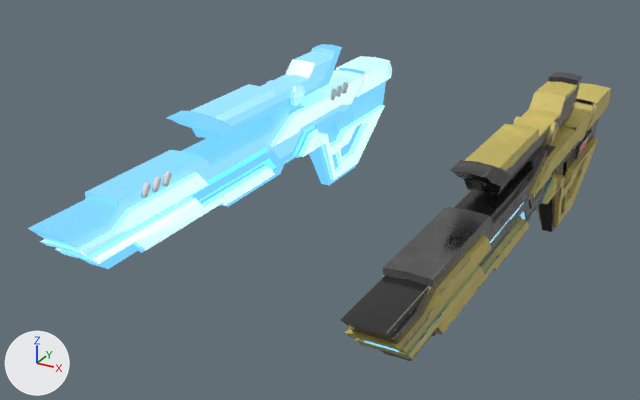
Two versions of the glTF model scifigun.glb, one commit apart.
Both versions are drawn from a camera (50 mm lens) standing at (1.5, -1.738, 0.917) and looking at (0.527, 0.032, 0.032). Lighting does not change. The marker at lower left points along +X, +Y and +Z. Where no turn or scale is listed for an object, it has been applied to the vertices.
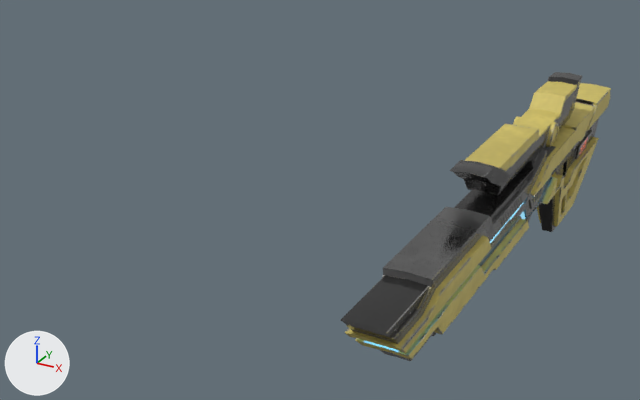
Where the change shows, as pixel boxes [x1, y1, x2, y2] in the pictures (640 x 400 px):
'Cube', deleted
    before: [28, 44, 392, 269]
'Cube.001', deleted
    before: [141, 82, 348, 198]

Diff of the bpy script that builds the scene:
```diff
--- a/scifigun.glb.py
+++ b/scifigun.glb.py
@@ ob_cube @@
-ob_cube = bpy.data.objects.new('Cube', me_cube_001)
-ob_cube.location = (0.288, 0.034, 0.118)
@@ ob_cube_001 @@
-ob_cube_001 = bpy.data.objects.new('Cube.001', me_cube_002)
-ob_cube_001.location = (0.0, 0.0, 0.0)
```
